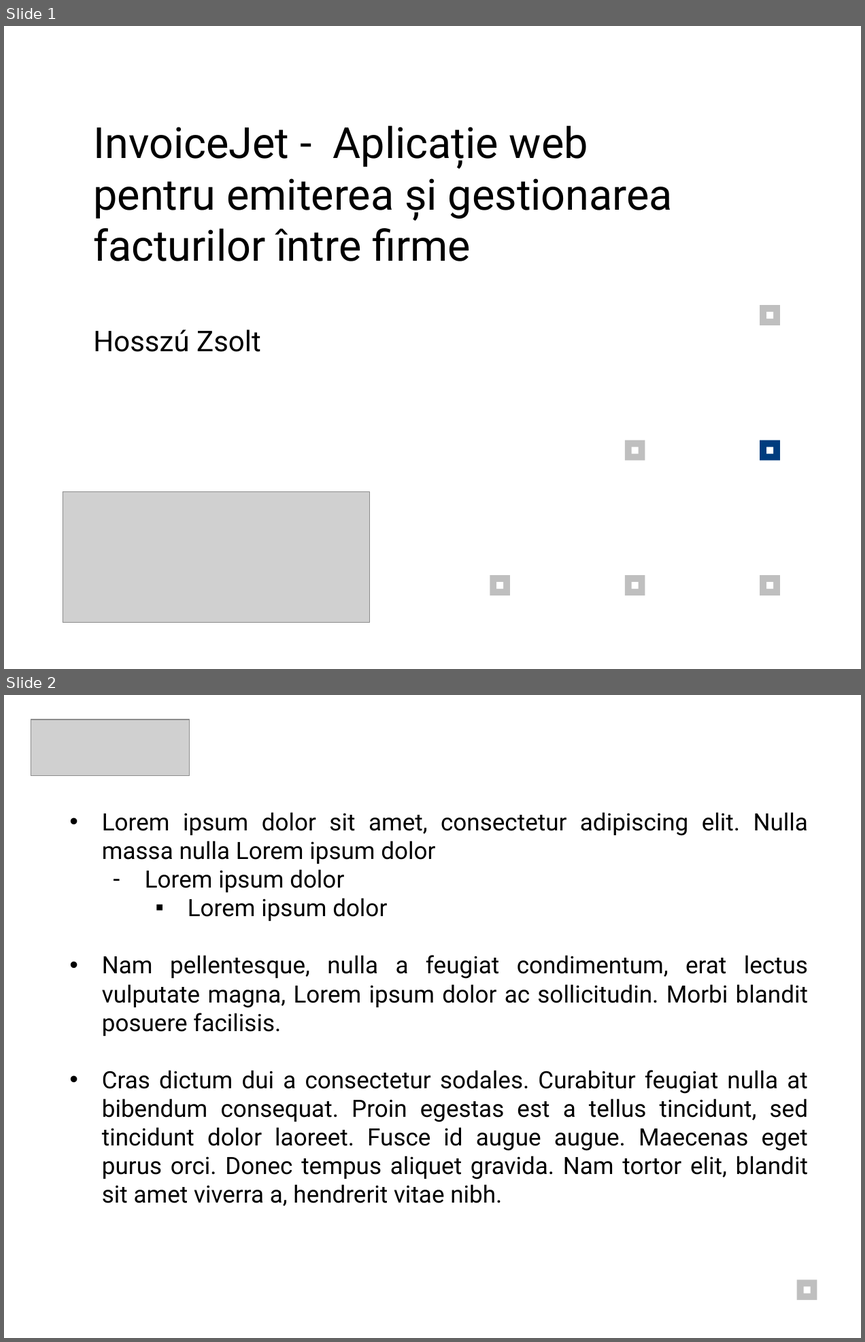
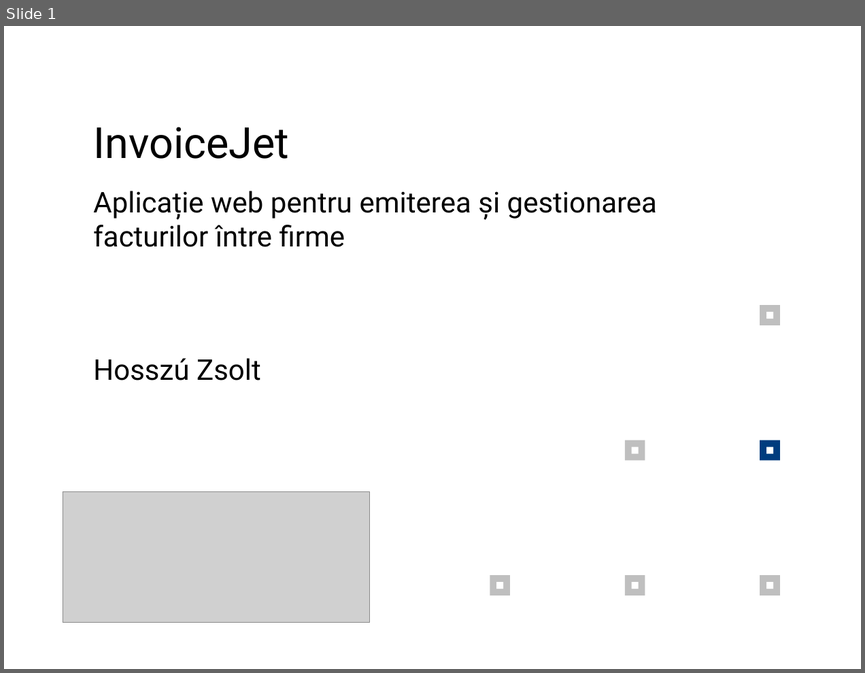
Before and after one commit to zsoltibv/InvoiceJet, a slide deck: Prezentare_Hosszu_Zsolt.pptx. Shown one above the other, each under a label of ours: slides 1 and 2 before the commit, slide 1 after it. The pictures are 865x1342 and 865x673 pixels, drawn with LibreOffice and Linux fonts; fonts in the diff are those of the drawing; grey boxes stand for pictures. Boxes give left, top, right and bottom in pixels: in the first picture for what was removed or moved away, otherwise in the second. Text is boxed around its words. In the diff, an @@ line names an element or a change of style, - is before the commit and + after.

```diff
--- a/Prezentare_Hosszu_Zsolt.pptx
+++ b/Prezentare_Hosszu_Zsolt.pptx
@@ slide 2 removed at (4, 695, 861, 1338), background #FFFFFF @@
@@ picture removed at (31, 720, 189, 777) @@
@@ text removed at (102, 812, 808, 1206) @@
-• Lorem ipsum dolor sit amet, consectetur adipiscing elit. Nulla massa nulla Lorem ipsum dolor
-  – Lorem ipsum dolor
-    ▪ Lorem ipsum dolor
-• Nam pellentesque, nulla a feugiat condimentum, erat lectus vulputate magna, Lorem ipsum dolor ac sollicitudin. Morbi blandit posuere facilisis.
-• Cras dictum dui a consectetur sodales. Curabitur feugiat nulla at bibendum consequat. Proin egestas est a tellus tincidunt, sed tincidunt dolor laoreet. Fusce id augue augue. Maecenas eget purus orci. Donec tempus aliquet gravida. Nam tortor elit, blandit sit amet viverra a, hendrerit vitae nibh.
@@ rectangle removed at (797, 1279, 817, 1300) @@
@@ rectangle removed at (804, 1286, 810, 1293) @@
@@ slide 1 changed as well @@
@@ text at (93, 127, 657, 247): text changed; size 36 to 24 pt @@
-InvoiceJet - Aplicație web pentru emiterea și gestionarea facturilor între firme
+InvoiceJet
+Aplicație web pentru emiterea și gestionarea facturilor între firme
@@ text "Hosszú Zsolt": place and size @@
-text "Hosszú Zsolt" at (93, 329, 261, 352)
+text "Hosszú Zsolt" at (93, 358, 261, 380)
```
Also in this commit, not shown: 11 slides added, 2 other slides removed.
